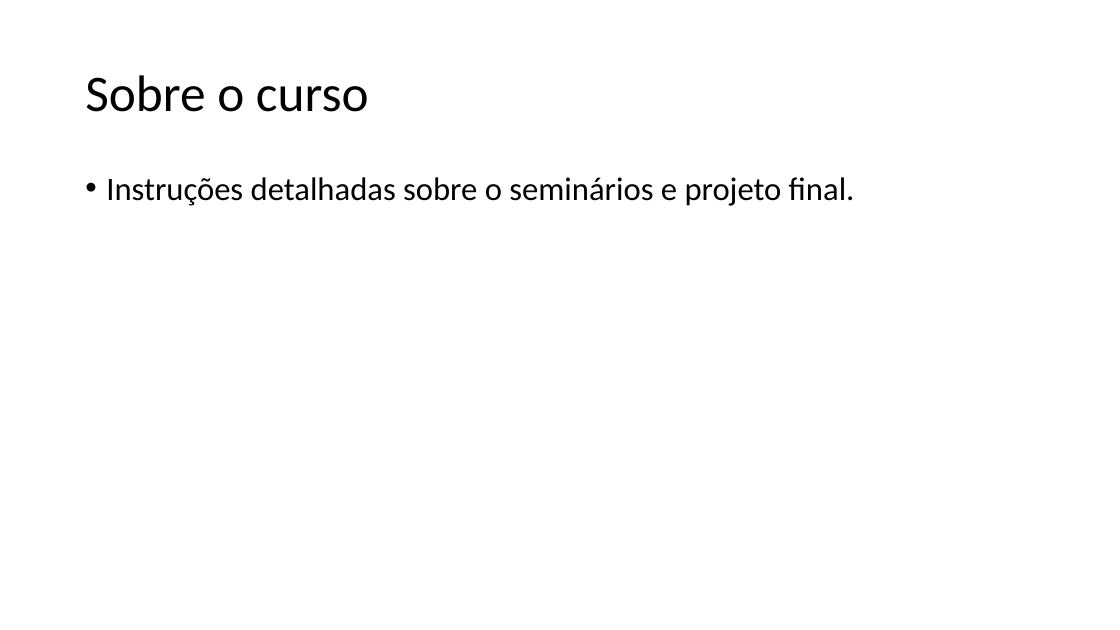
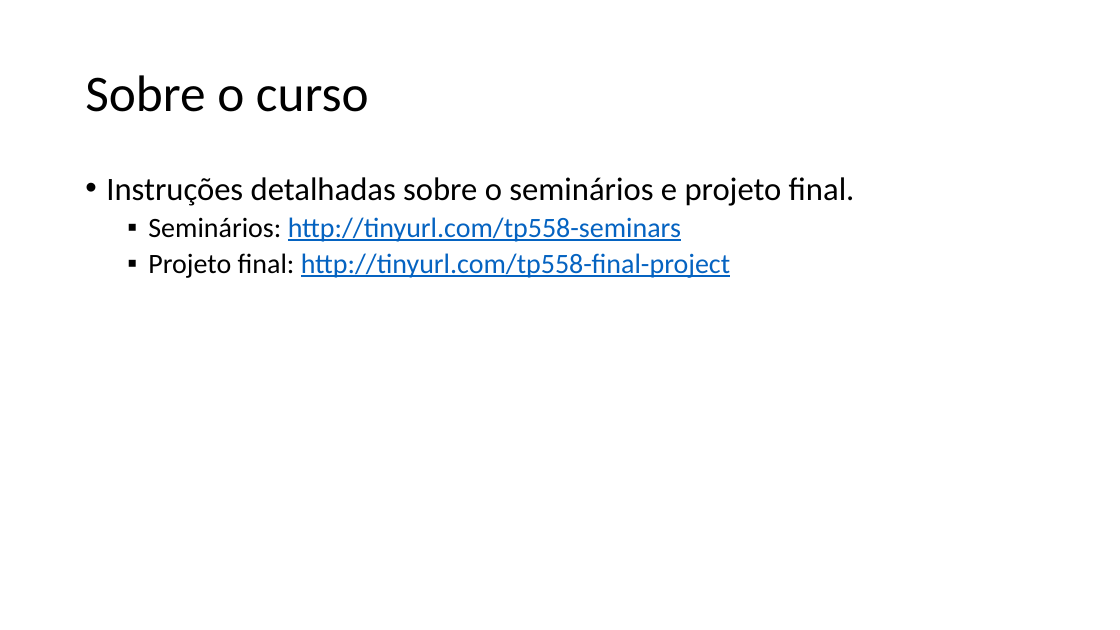
Before and after one commit to zz4fap/tp558-adv-ml, a slide deck: slide 7 of slides/TP558_1_Introdução_ao_curso.pptx. Drawn at 1120x630 pixels with LibreOffice and Linux fonts; fonts in the diff are those of the drawing. Boxes give left, top, right and bottom in pixels: in the first picture for what was removed or moved away, otherwise in the second. Text is boxed around its words. In the diff, an @@ line names an element or a change of style, - is before the commit and + after.

Commit message:
update of slides

```diff
--- a/slides/TP558_1_Introdução_ao_curso.pptx
+++ b/slides/TP558_1_Introdução_ao_curso.pptx
@@ text at box(148, 217, 730, 278): paragraphs added @@
+  ▪ Seminários: http://tinyurl.com/tp558-seminars
+  ▪ Projeto final: http://tinyurl.com/tp558-final-project
```
Also in this commit, not shown: 1 other slide changed.
